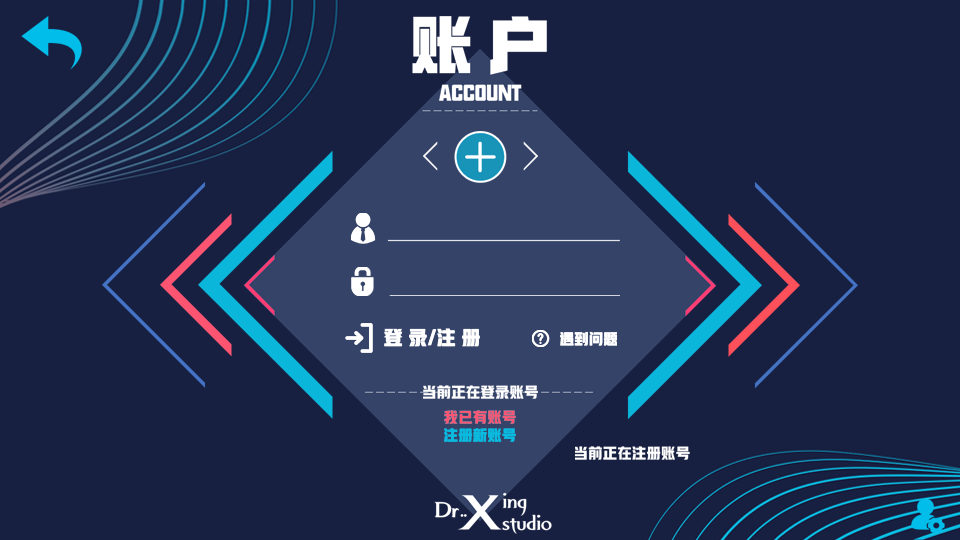
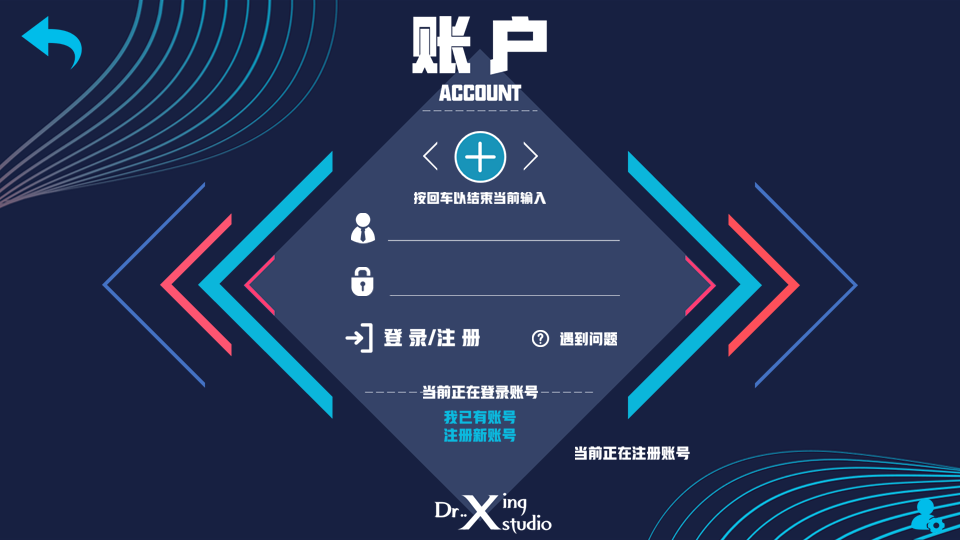
Two versions of the same layered image (960×540). Layer-by-layer changes:
hid group "未登录 拷贝" (7 layers) over [345, 192, 620, 442]
moved "账号" (1st of 2, in "未登录 拷贝") above "密码" over [351, 213, 620, 244]
moved "密码" (2nd of 2, in "未登录") above "结束输入" over [351, 267, 620, 296]
added layer "结束输入" in group "未登录" over [414, 192, 546, 204]
